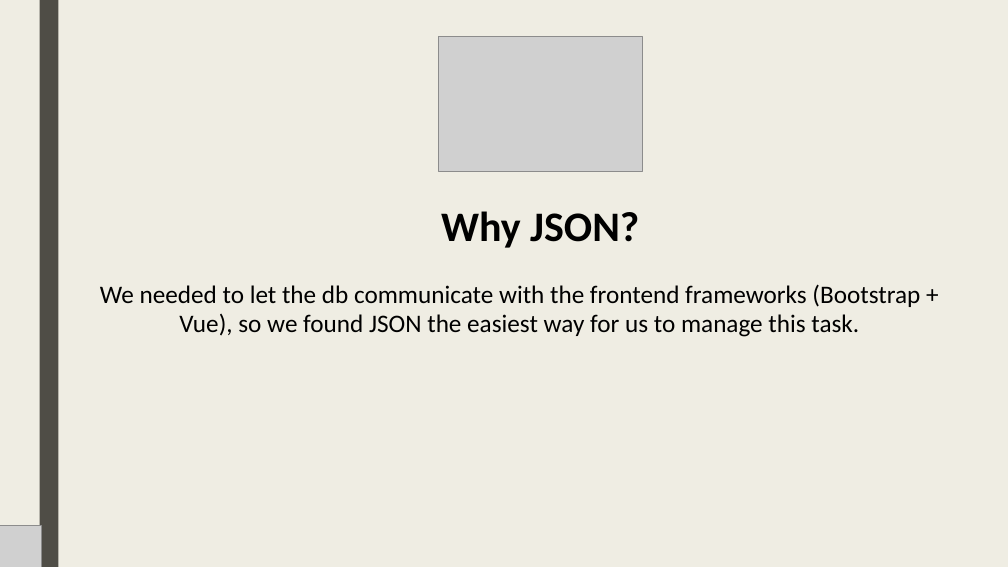
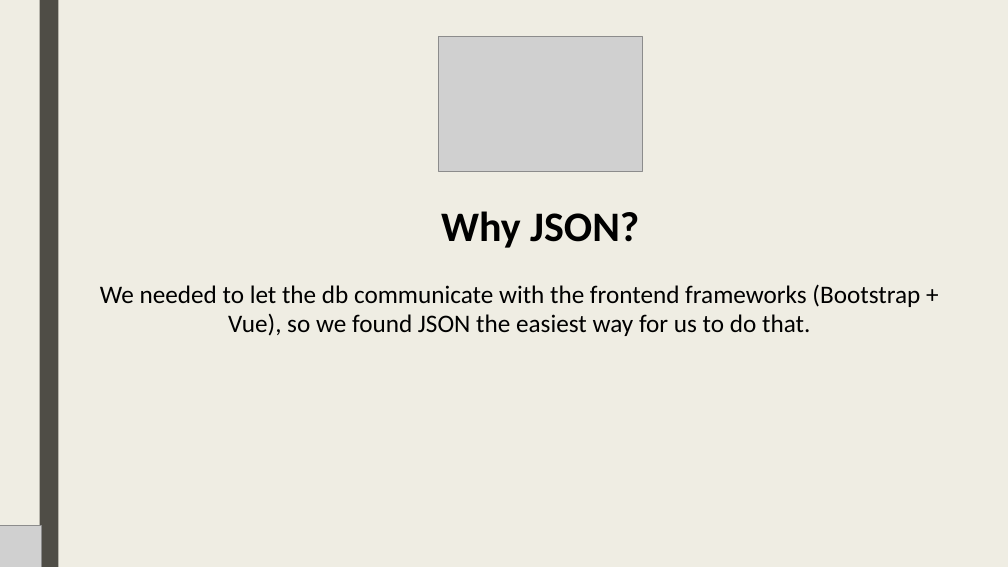
Before and after one commit to lt-scuolalavoro/suit, a slide deck: slide 20 of resources/EN - Suit Database + Backup Slides.pptx. Drawn at 1008x567 pixels with LibreOffice and Linux fonts; fonts in the diff are those of the drawing; grey boxes stand for pictures. Boxes give left, top, right and bottom in pixels: in the first picture for what was removed or moved away, otherwise in the second. Text is boxed around its words. In the diff, an @@ line names an element or a change of style, - is before the commit and + after.

```diff
--- a/resources/EN - Suit Database + Backup Slides.pptx
+++ b/resources/EN - Suit Database + Backup Slides.pptx
@@ text at <box>100,284,920,336</box>: text changed @@
-We needed to let the db communicate with the frontend frameworks (Bootstrap + Vue), so we found JSON the easiest way for us to manage this task.
+We needed to let the db communicate with the frontend frameworks (Bootstrap + Vue), so we found JSON the easiest way for us to do that.
```
Also in this commit, not shown: 7 other slides changed, 1 other file.
